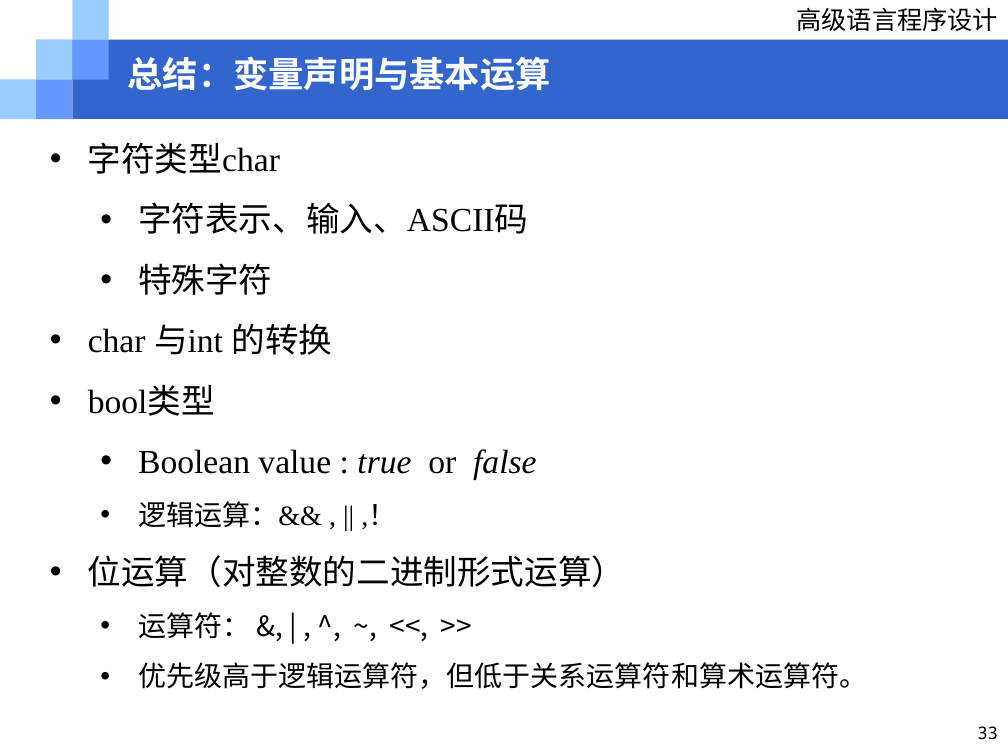
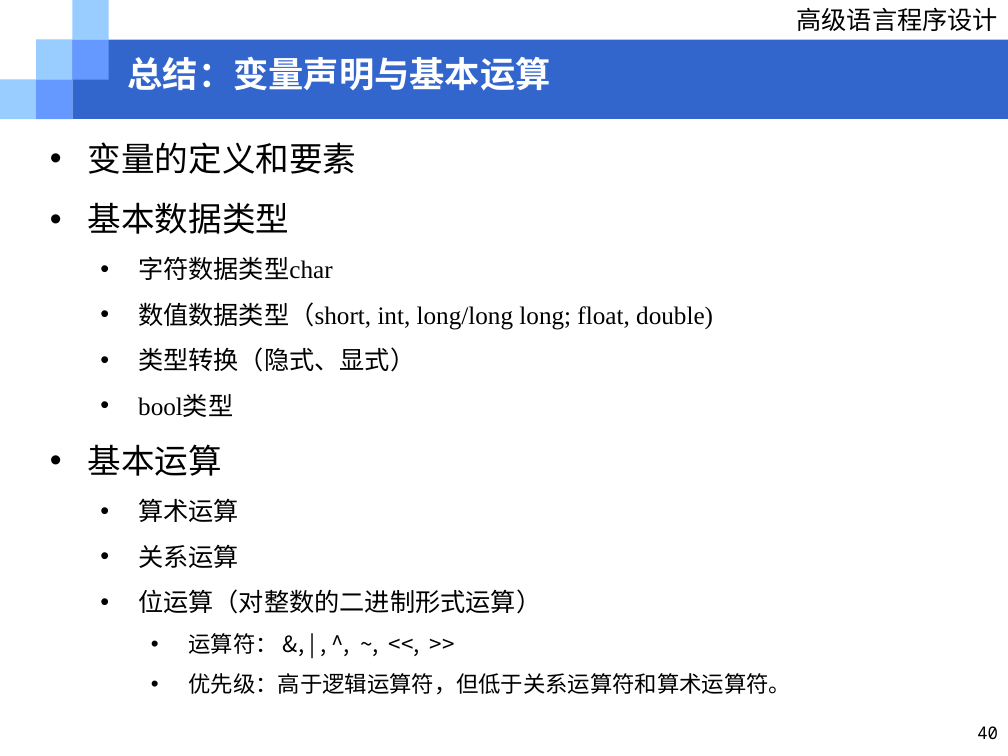
Before and after one commit to Love-Archetto/Tju-WA-Resources, a slide deck: slide 40 of 学术相关/程序设计/02_基础知识_发布版.ppt (slide 33 before the commit). Drawn at 1008x756 pixels with LibreOffice and Linux fonts; fonts in the diff are those of the drawing; background and template pictures are left out. Boxes give left, top, right and bottom in pixels: in the first picture for what was removed or moved away, otherwise in the second. Text is boxed around its words. In the diff, an @@ line names an element or a change of style, - is before the commit and + after.

```diff
--- a/学术相关/程序设计/02_基础知识_发布版.ppt
+++ b/学术相关/程序设计/02_基础知识_发布版.ppt
@@ text at bbox=[88, 142, 713, 372]: text changed; size 24 to 18 pt @@
-• 字符类型char
-  • 字符表示、输入、ASCII码
-  • 特殊字符
-• char 与int 的转换
+• 变量的定义和要素
+• 基本数据类型
+  • 字符数据类型char
+  • 数值数据类型（short, int, long/long long; float, double)
+  • 类型转换（隐式、显式）
@@ text at bbox=[138, 395, 541, 654]: size 24 to 18 pt in "bool类型", "位运算（对整数的二进制形式运算）"; size 20 to 16 pt in "运算符： &, | , ^, ~, <<, ..."; list level 1 to 2 in "bool类型"; list level 1 to 2 in "位运算（对整数的二进制形式运算）"; list level 2 to 3 in "运算符： &, | , ^, ..." @@
@@ text at bbox=[88, 444, 239, 568]: text changed; size 24 to 18 pt; font Times New Roman to Noto Sans CJK SC @@
-  • Boolean value : true or false
-  • 逻辑运算：&& , || ,！
+• 基本运算
+  • 算术运算
+  • 关系运算
@@ text at bbox=[189, 673, 792, 695]: text changed; size 20 to 16 pt @@
-  • 优先级高于逻辑运算符，但低于关系运算符和算术运算符。
+    • 优先级：高于逻辑运算符，但低于关系运算符和算术运算符。
@@ page number at bbox=[977, 726, 998, 739]: text changed @@
-33
+40
```
Also in this commit, not shown: 10 other slides changed, 7 slides added, 1 other file.
